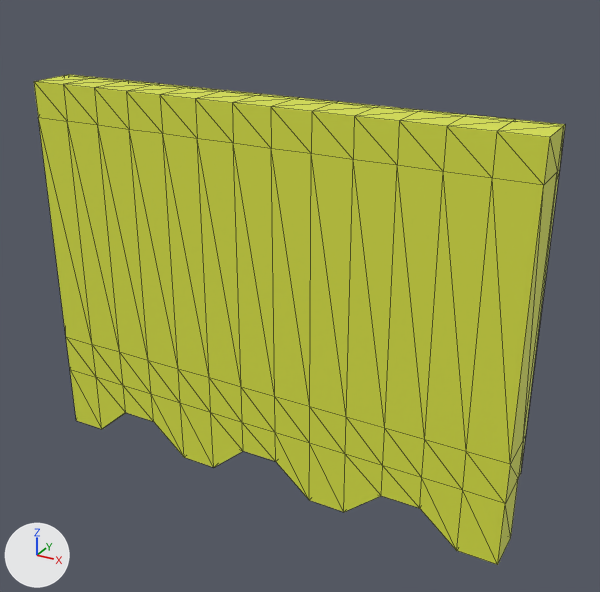
The glTF model assets/Misc/MainMenuDoor.glb, before and after one commit.
Rendered twice from a camera (50 mm lens) standing at (8.57, 87.87, 14.29) and looking at (0.64, 102.28, 7.09). The lights are fixed; the arrows at lower left show +X, +Y and +Z. Mesh edges are drawn as thin lines. Where no turn or scale is listed for an object, it has been applied to the vertices. Vertices at the same position are counted once.
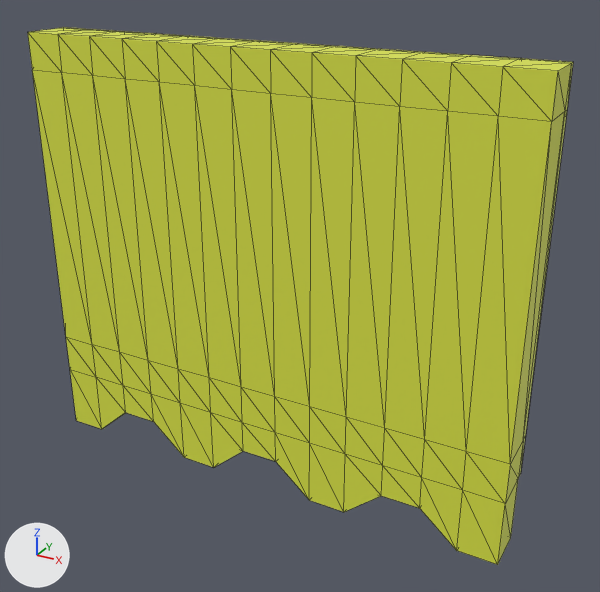
The newer file is also turned or shifted as a whole; pictures and numbers use the older file's frame.

Location of each change, (x1, y1, x2, y2) in pixels of the pictures (600 x 592 px; the box of a moved part takes in the faces that stretch with it):
'Cube.001', reshaped (10% taller)
    before: (34, 74, 565, 565)
    after: (28, 27, 573, 565)
part 1 of me_cube, moved or reshaped
    before: (34, 74, 565, 462)
    after: (28, 27, 573, 462)

The change, as a diff of the scene's bpy script:
```diff
--- a/assets/Misc/MainMenuDoor.glb.py
+++ b/assets/Misc/MainMenuDoor.glb.py
@@ me_cube @@
 me_cube.from_pydata(...)  # 196 vertices, 388 faces; spans x -5.67..5.67, y -0.47..0.64, z -1.0..7.78
 # used by ob_cube_001; location = (0.0, 101.99, 3.46)
+# me_cube part 1: all 84 vertices in x -5.67..5.67, y -0.47..0.64, z 6.98..7.78 are moved by (0.0, 0.0, 1.05)
 me_cube.materials.append(mat_material_003)
```
